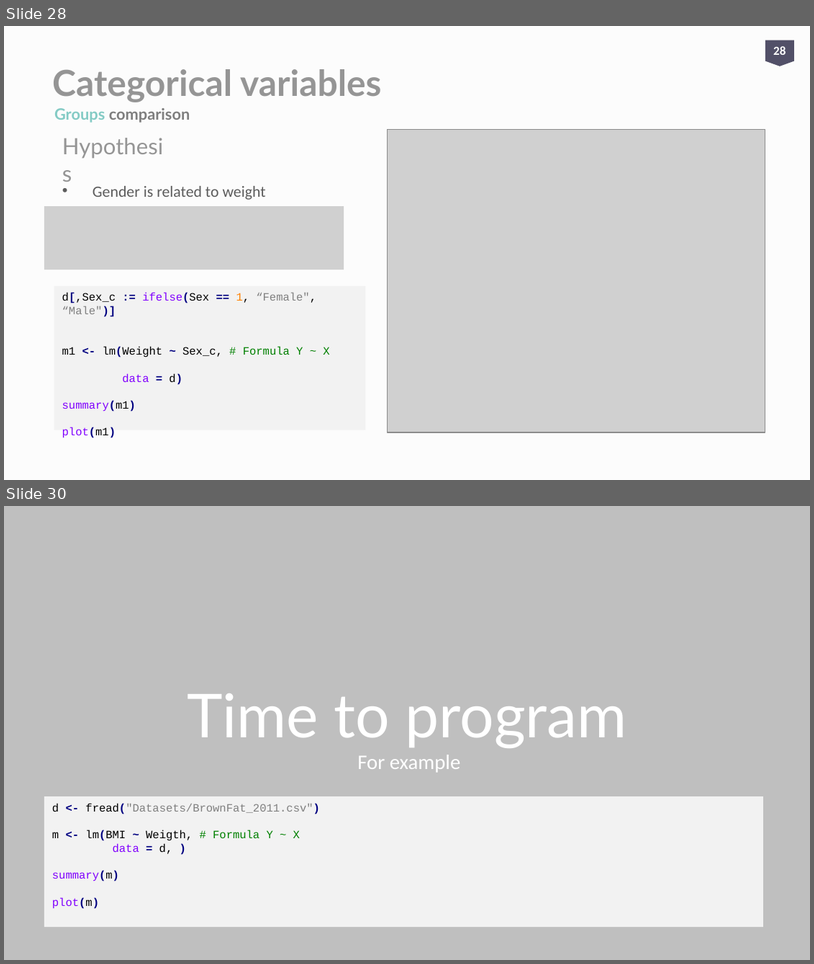
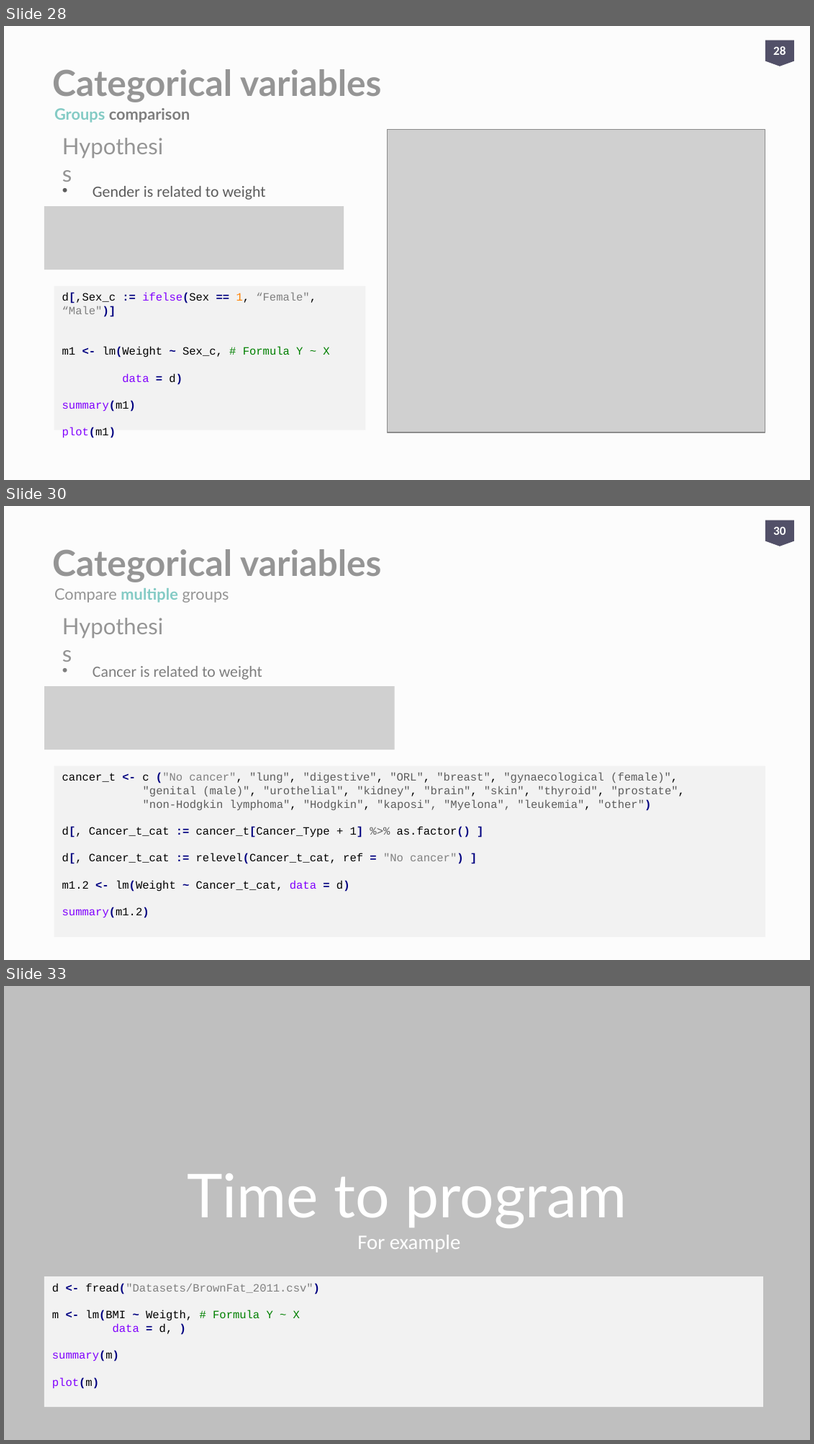
Before and after one commit to aweimann/floto-lab-learning-bioinformatics, a slide deck: presentations/R_worskshop_Statistics_analysisENG.pptx. Shown one above the other, each under a label of ours: slides 28 and 30 before the commit, slides 28, 30 and 33 after it; the slides between them are not shown. The pictures are 814x964 and 814x1444 pixels, drawn with LibreOffice and Linux fonts; fonts in the diff are those of the drawing; grey boxes stand for pictures. Boxes give left, top, right and bottom in pixels: in the first picture for what was removed or moved away, otherwise in the second. Text is boxed around its words. In the diff, an @@ line names an element or a change of style, - is before the commit and + after.

```diff
--- a/presentations/R_worskshop_Statistics_analysisENG.pptx
+++ b/presentations/R_worskshop_Statistics_analysisENG.pptx
@@ slide 30 added at [4, 506, 810, 960], background #FCFCFC @@
@@ page number added at [766, 520, 795, 546], fill #525068, 11 pt, text #FFFFFF, bold @@
+30
@@ title added at [52, 549, 381, 582], 32 pt, text #959595, bold @@
+Categorical variables
@@ text added at [54, 588, 229, 602], 14 pt, text #959595 @@
+Compare multiple groups
@@ text added at [54, 615, 174, 662], 20 pt, text #959595 @@
+Hypothesis
@@ text added at [93, 666, 262, 680], 14 pt, text #7E7E7E @@
+• Cancer is related to weight
@@ picture added at [44, 686, 395, 749] @@
@@ rectangle added at [54, 766, 765, 937], fill #F2F2F2, 10 pt, text #5C5C5C @@
+cancer_t <- c ("No cancer", "lung", "digestive", "ORL", "breast", "gynaecological (female)",
+"genital (male)", "urothelial", "kidney", "brain", "skin", "thyroid", "prostate",
+"non-Hodgkin lymphoma", "Hodgkin", "kaposi", "Myelona", "leukemia", "other")
+d[, Cancer_t_cat := cancer_t[Cancer_Type + 1] %>% as.factor() ]
+d[, Cancer_t_cat := relevel(Cancer_t_cat, ref = "No cancer") ]
+m1.2 <- lm(Weight ~ Cancer_t_cat, data = d)
+summary(m1.2)
@@ what was slide 30 is now slide 33 @@
```
Also in this commit, not shown: 1 slide changed, 2 other slides added, 1 other file.
